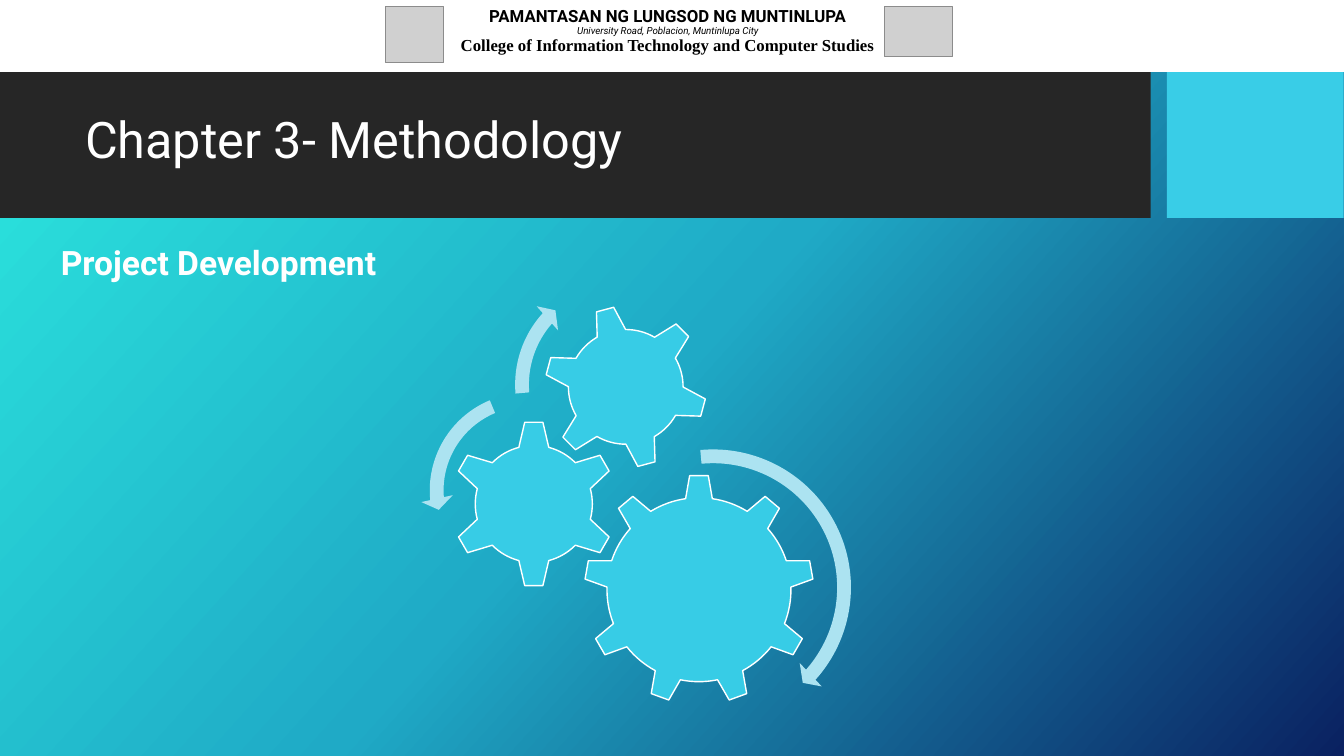
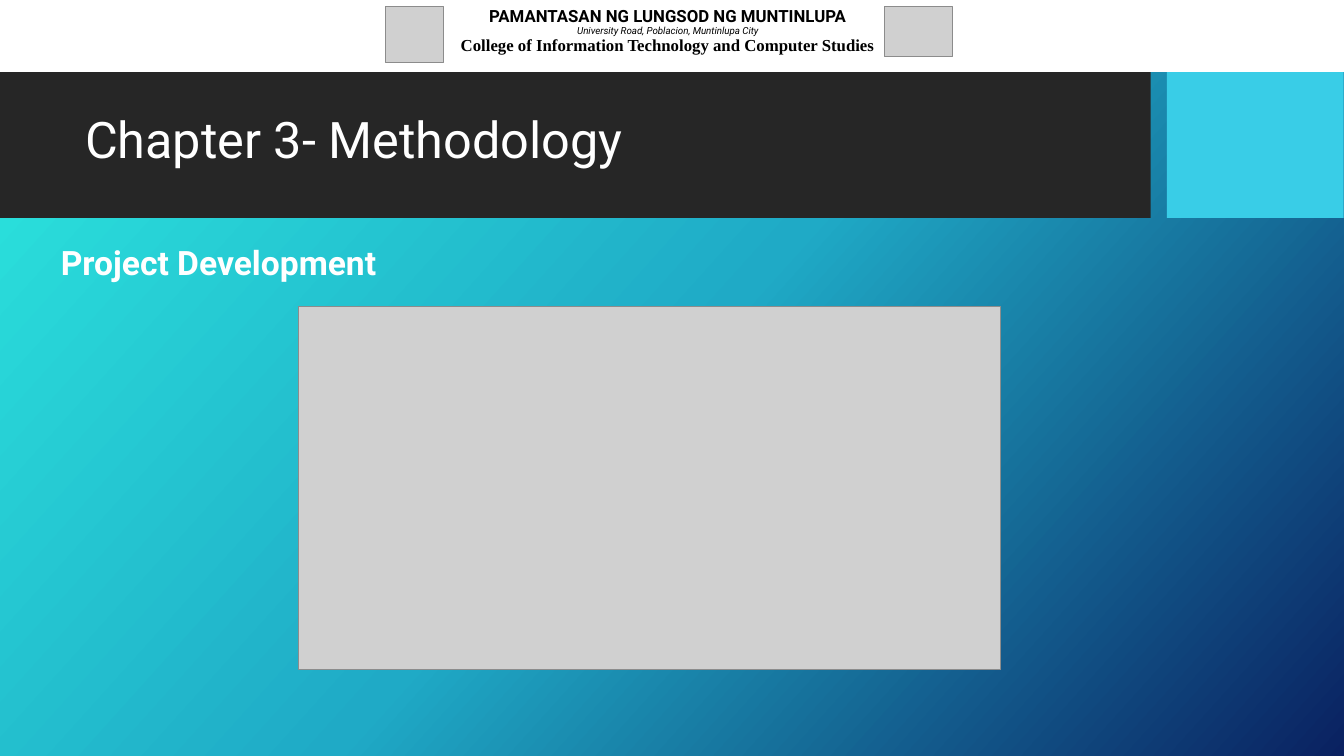
Before and after one commit to JcFaderanga/capstoneRepo, a slide deck: slide 16 of Proposal Defense - Presentation Slide Format.pptx (slide 14 before the commit). Drawn at 1344x756 pixels with LibreOffice and Linux fonts; fonts in the diff are those of the drawing; grey boxes stand for pictures; background and template pictures are left out. Boxes give left, top, right and bottom in pixels: in the first picture for what was removed or moved away, otherwise in the second. Text is boxed around its words. In the diff, an @@ line names an element or a change of style, - is before the commit and + after.

```diff
--- a/Proposal Defense - Presentation Slide Format.pptx
+++ b/Proposal Defense - Presentation Slide Format.pptx
@@ group removed at (x1=420, y1=269, x2=860, y2=735): 6 freeform shapes @@
@@ picture added at (x1=299, y1=307, x2=1001, y2=670) @@
```
Also in this commit, not shown: 9 other slides changed, 3 slides added, 3 other files.
